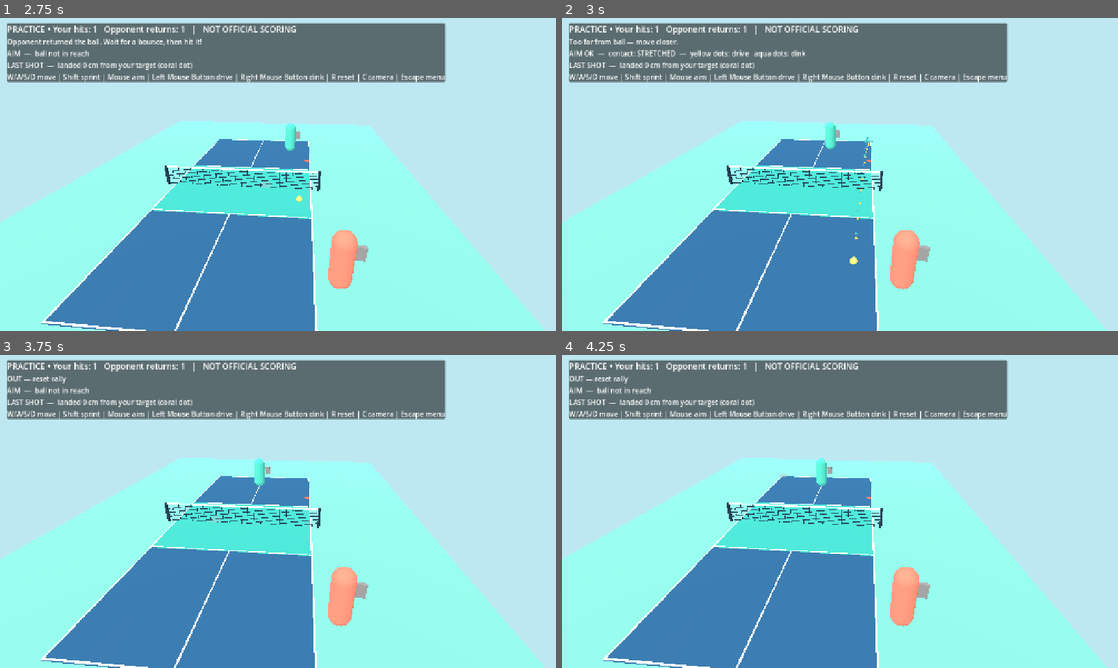
Above: before the commit, frames 1-4 (two rows, left to right).
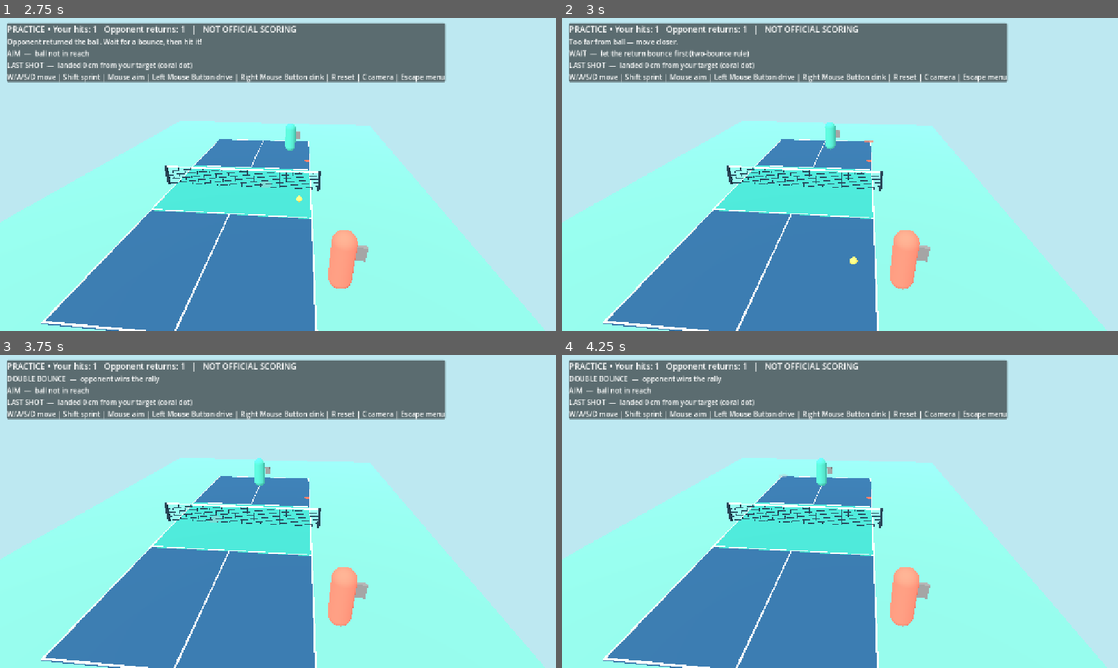
Above: after the commit, the same moments.

Repository: Kaylooww/Pikel
Game: Godot game, scene res://scenes/main/main_menu.tscn
Two runs of this game, one before a commit and one after it. Both use one fixed random seed, a clock stepped at 60 frames per second and the inputs below.
Inputs (mouse positions are in pixels of both pictures, inside the frame that each line leads up to):
- Up to frame 1 (2.75 s): click "PLAY PRACTICE PROTOTYPE" at 0.5 s; tap Enter at 1.25 s; move the mouse to (400, 158) at 1.27 s; hold D (move_right) 1.28-2 s; tap C (camera_next) at 1.35 s; click (400, 158) at 1.42 s; drag from (166, 190) to (250, 237) at 2.02 s
- Up to frame 2 (3 s): move the mouse to (895, 105) at 2.77 s; hold D (move_right) from 2.78 s (still down); click (895, 105) at 2.85 s
- Up to frame 3 (3.75 s): release D (move_right) at 3.5 s; drag from (250, 574) to (111, 464) at 3.52 s
- Up to frame 4 (4.25 s): no input

Frame 1 is identical in both runs. In frame 2, 0.6% of the frame differs, in the area x 1-56%, y 10-71%; in frame 3, 0.3%; in frame 4, 0.3%.

Commit message:
feat: judge the live practice rally with the rally state machine
RP-021. The ball now only reports bounces and net contact. RallyController turns them and player hits into numbered RallyEvents for RallyState, which decides faults and the rally winner. The first hit of each practice ball is the serve, so the two-bounce rule applies in play. 12 unit and 15 integration checks.

Diff:
--- /dev/null
+++ b/scripts/gameplay/rally_controller.gd
@@ -0,0 +1,33 @@
+extends RefCounted
+class_name RallyController
+## Turns what happens on court into numbered RallyEvents and feeds them to the current
+## RallyState. Game scripts report hits, bounces and net contacts here and listen for
+## `rally_ended`; they never decide faults themselves.
+signal rally_ended(rally: RallyState)
+
+var rally: RallyState
+var _next_event_id: int = 0
+var _next_rally_id: int = 0
+
+func start(server_side: int) -> void:
+    _next_rally_id += 1
+    rally = RallyState.new(_next_rally_id, server_side)
+
+func hit(side: int, at: Vector3) -> bool:
+    return _apply(RallyEvent.hit(_take_id(), rally.rally_id, Engine.get_physics_frames(), side, at))
+
+func bounce(at: Vector3) -> bool:
+    return _apply(RallyEvent.bounce(_take_id(), rally.rally_id, Engine.get_physics_frames(), at))
+
+func net(at: Vector3) -> bool:
+    return _apply(RallyEvent.net(_take_id(), rally.rally_id, Engine.get_physics_frames(), at))
+
+func _take_id() -> int:
+    _next_event_id += 1
+    return _next_event_id
+
+func _apply(event: RallyEvent) -> bool:
+    var accepted: bool = rally.apply(event)
+    if accepted and rally.is_over():
+        rally_ended.emit(rally)
+    return accepted
--- a/scripts/gameplay/training_game.gd
+++ b/scripts/gameplay/training_game.gd
@@ -17,6 +17,8 @@
 var aim_label: Label
 var shot_label: Label
 var shot_target: Vector3 = Vector3.ZERO ## where the player's last shot was aimed
+var awaiting_landing: bool = false ## the player's shot is in the air and has not landed yet
+var referee := RallyController.new()
 var status_label: Label
 var score_label: Label
 var player_hits: int = 0
@@ -38,9 +40,10 @@
     ball.get_node("Visual").material_override = ball_material
     camera.target = player
     camera.snap()
+    ball.bounced.connect(_on_ball_bounced)
+    ball.net_hit.connect(_on_ball_net_hit)
+    referee.rally_ended.connect(_on_rally_ended)
     _reset_ball()
-    ball.bounced.connect(_on_ball_bounced)
-    ball.fault.connect(_on_ball_fault)
     marker = MeshInstance3D.new()
     var marker_mesh := CylinderMesh.new()
     marker_mesh.top_radius = 0.30
@@ -91,7 +94,8 @@
         bot.ai_direction = (want - bot.position).normalized() if ball.position.z < 1.0 else (Vector3(0, 0, -5.1) - bot.position).normalized()
         if bot_should_return and ball.position.z < -0.2 and ball.position.distance_to(bot.position + Vector3.UP * tuning.bot_contact_height) < tuning.bot_reach:
             bot_should_return = false
-            if ball.launch(Vector3(clampf(player.position.x, -2.4, 2.4), 0.0, 4.55), false, -1).ok:
+            if ball.launch(Vector3(clampf(player.position.x, -2.4, 2.4), 0.0, 4.55), false).ok:
+                referee.hit(-1, ball.position)
                 bot_hits += 1
                 _update_score()
                 _set_status("Opponent returned the ball. Wait for a bounce, then hit it!")
@@ -122,6 +126,12 @@
         marker_material.albedo_color = AIM_IDLE
         aim_label.text = "AIM  —  ball not in reach"
         return
+    if _must_bounce_first():
+        drive_preview.show_points(PackedVector3Array())
+        dink_preview.show_points(PackedVector3Array())
+        marker_material.albedo_color = AIM_BLOCKED
+        aim_label.text = "WAIT  —  let the return bounce first (two-bounce rule)"
+        return
     # The arcs use the real target, so a mistimed or stretched swing visibly drifts off the marker.
     var contact: SwingContact.Contact = _contact()
     var real_target: Vector3 = contact.apply(target_position)
@@ -144,6 +154,10 @@
 func _contact() -> SwingContact.Contact:
     return SwingContact.evaluate(player.position, ball.position, ball.ball_velocity, 1, tuning)
 
+## True while the opponent's return is in the air and the rules require it to bounce.
+func _must_bounce_first() -> bool:
+    return referee.rally.phase == RallyState.Phase.RETURN_IN_FLIGHT and referee.rally.last_hitter == -1
+
 func _ball_in_reach() -> bool:
     return ball.position.z > 0.0 and _contact().in_reach
 
@@ -154,19 +168,23 @@
     if ball.position.z <= 0.0:
         _set_status("Ball is still on the other half.")
         return
+    if referee.rally.last_hitter == 1:
+        return # your own shot is still in play; a second click must not count as a second hit
     var contact: SwingContact.Contact = _contact()
     if not contact.in_reach:
         _set_status("Too far from ball — move closer.")
         return
-    var shot: ShotSolver.Solution = ball.launch(contact.apply(target_position), soft, 1)
+    var shot: ShotSolver.Solution = ball.launch(contact.apply(target_position), soft)
     if not shot.ok:
         _set_status("%s (contact: %s)" % [_refusal_text(shot.reason), contact.label()])
         return
+    awaiting_landing = true
     shot_target = target_position
     landing_marker.visible = false
     player_hits += 1
     _update_score()
     _set_status("%s  —  %s" % ["DINK" if soft else "DRIVE", contact.label()])
+    referee.hit(1, ball.position) # may end the rally at once, e.g. volleying the return
 
 func _refusal_text(reason: ShotSolver.Reason) -> String:
     match reason:
@@ -174,32 +192,57 @@
         ShotSolver.Reason.TOO_FAST: return "Too far for that shot."
         _: return "That swing would send the ball out."
 
-func _on_ball_bounced(side: int, count: int, contact: Vector3) -> void:
-    if side == -1 and count == 1 and ball.last_hitter == 1:
-        bot_should_return = true
+func _on_ball_bounced(contact: Vector3) -> void:
+    if awaiting_landing:
+        awaiting_landing = false
         landing_marker.position = Vector3(contact.x, 0.11, contact.z)
         landing_marker.visible = true
         var miss_cm: float = Vector2(contact.x - shot_target.x, contact.z - shot_target.z).length() * 100.0
         # Own label: the status line is overwritten as soon as the opponent swings.
         shot_label.text = "LAST SHOT  —  landed %d cm from your target (coral dot)" % roundi(miss_cm)
+    referee.bounce(contact)
+    if referee.rally.is_over():
+        return
+    if referee.rally.last_hitter == 1:
+        bot_should_return = true
         _set_status("Opponent preparing a return …")
-    elif side == 1 and count == 1:
+    else:
         _set_status("Bounce on your side — return it!")
 
-func _on_ball_fault(reason: String) -> void:
-    _set_status(reason)
+func _on_ball_net_hit(contact: Vector3) -> void:
+    awaiting_landing = false
+    referee.net(contact)
+
+## The rules ended the rally: show why, then set up the next practice ball.
+func _on_rally_ended(rally: RallyState) -> void:
+    ball.stop()
+    bot_should_return = false
+    _set_status(_fault_text(rally))
     if resetting:
         return
     resetting = true
-    bot_should_return = false
     await get_tree().create_timer(tuning.fault_reset_delay).timeout
     if is_inside_tree():
         _reset_ball()
 
+func _fault_text(rally: RallyState) -> String:
+    var what: String
+    match rally.fault:
+        RallyState.Fault.NET: what = "NET"
+        RallyState.Fault.OUT: what = "OUT"
+        RallyState.Fault.OWN_SIDE: what = "DID NOT CROSS THE NET"
+        RallyState.Fault.DOUBLE_BOUNCE: what = "DOUBLE BOUNCE"
+        RallyState.Fault.VOLLEY_BEFORE_BOUNCE: what = "TWO-BOUNCE RULE — the ball had to bounce first"
+        _: what = "DOUBLE HIT"
+    return "%s  —  %s" % [what, "you win the rally" if rally.winner_side == 1 else "opponent wins the rally"]
+
+## New practice ball in the player's hand. The player's first hit is the serve.
 func _reset_ball() -> void:
     var spawn: Vector3 = player.position + Vector3(0.35, 1.00, -0.85)
     spawn.z = maxf(spawn.z, tuning.min_net_distance) # never spawn on the opponent's half
     ball.reset_ball(spawn)
+    referee.start(1)
+    awaiting_landing = false
     bot_should_return = false
     resetting = false
 
--- a/scripts/physics/ball_controller.gd
+++ b/scripts/physics/ball_controller.gd
@@ -1,33 +1,31 @@
 extends Node3D
 class_name PickleballBall
 ## Fixed-step, custom training physics. Not a complete competition-grade solver.
-signal bounced(side: int, side_bounces: int, contact_point: Vector3)
-signal fault(reason: String)
+## The ball only reports what physically happened. Whether a bounce or net contact is a
+## fault is decided by the rules (RallyState), never here.
+signal bounced(contact_point: Vector3)
+signal net_hit(contact_point: Vector3)
 @export var tuning: GameplayTuning = preload("res://config/gameplay_tuning.tres")
 const RADIUS: float = CourtDimensions.BALL_VISUAL_RADIUS
+const REST_SPEED: float = 0.5 # a bounce slower than this leaves the ball lying still
 var ball_velocity: Vector3 = Vector3.ZERO
 var moving: bool = false
-var bounces_this_half: int = 0
-var current_side: int = 1
-var last_hitter: int = 1
 
 func reset_ball(home_pos: Vector3) -> void:
     position = home_pos
+    stop()
+
+func stop() -> void:
     ball_velocity = Vector3.ZERO
     moving = false
-    bounces_this_half = 0
-    current_side = CourtDimensions.side_from_z(home_pos.z)
 
 ## Hits the ball toward `target` if the solver finds a shot that clears the net.
 ## The ball is left untouched when the returned solution is not ok.
-func launch(target: Vector3, soft: bool, hitter_side: int) -> ShotSolver.Solution:
+func launch(target: Vector3, soft: bool) -> ShotSolver.Solution:
     var shot: ShotSolver.Solution = ShotSolver.solve(position, target, soft, tuning)
     if shot.ok:
         ball_velocity = shot.velocity
         moving = true
-        bounces_this_half = 0
-        current_side = CourtDimensions.side_from_z(position.z)
-        last_hitter = hitter_side
     return shot
 
 func _physics_process(delta: float) -> void:
@@ -38,35 +36,20 @@
     position += ball_velocity * delta + Vector3.DOWN * (0.5 * tuning.gravity * delta * delta)
     ball_velocity.y -= tuning.gravity * delta
     if NetCollision.hits_net(previous, position, RADIUS):
-        _signal_fault("NET — reset rally")
+        # shortcut: the net swallows the ball; give it a real rebound when net play matters.
+        stop()
+        net_hit.emit(position)
         return
-    if previous.z * position.z <= 0.0 and absf(previous.z - position.z) > 0.0001:
-        current_side = CourtDimensions.side_from_z(position.z)
-        bounces_this_half = 0
     if position.y <= RADIUS and ball_velocity.y < 0.0:
         # Back up to the moment of floor contact so in/out is judged on the real landing point.
         if previous.y > position.y:
             position = previous.lerp(position, clampf((previous.y - RADIUS) / (previous.y - position.y), 0.0, 1.0))
         position.y = RADIUS
-        if not CourtDimensions.inside_court(position):
-            _signal_fault("OUT — reset rally")
-            return
-        var side: int = CourtDimensions.side_from_z(position.z)
-        if side != current_side:
-            current_side = side
-            bounces_this_half = 0
-        bounces_this_half += 1
-        bounced.emit(side, bounces_this_half, position)
-        if bounces_this_half >= 2:
-            _signal_fault("DOUBLE BOUNCE — reset rally")
-            return
         ball_velocity.y = -ball_velocity.y * tuning.bounce_restitution
         ball_velocity.x *= tuning.bounce_friction
         ball_velocity.z *= tuning.bounce_friction
-    if absf(position.z) > 24.0 or absf(position.x) > 18.0 or position.y < -2.0:
-        _signal_fault("OUT — reset rally")
-
-func _signal_fault(reason: String) -> void:
-    moving = false
-    ball_velocity = Vector3.ZERO
-    fault.emit(reason)
+        if ball_velocity.y < REST_SPEED:
+            stop()
+        bounced.emit(position)
+    if absf(position.z) > 24.0 or absf(position.x) > 18.0:
+        stop() # rolled far off the court; nothing left to report
--- a/tests/integration/test_training_preview.gd
+++ b/tests/integration/test_training_preview.gd
@@ -56,6 +56,7 @@
     _assert(game.shot_label.text.contains("cm from your target"), "HUD reports the miss distance")
 
     # A late, stretched swing: the preview and the real shot both drift off the aim point (RP-015).
+    game._reset_ball() # new rally, so this swing is a fresh serve
     game.landing_marker.visible = false
     game.ball.reset_ball(game.player.position + Vector3(1.2, 0.95, 0.8))
     game.ball.ball_velocity = Vector3(0.0, 0.0, 8.0) # flying past the player
--- /dev/null
+++ b/tests/integration/test_training_rally.gd
@@ -0,0 +1,92 @@
+extends SceneTree
+## Run with: godot --headless --path . --script res://tests/integration/test_training_rally.gd
+## Plays real rallies in the training scene and checks the rules decide them (RP-021).
+## Headless: proves the flow, not how it looks or feels.
+const TRAINING := preload("res://scenes/game/training.tscn")
+const P := RallyState.Phase
+const F := RallyState.Fault
+var errors: Array[String] = []
+var checks: int = 0
+var game: Node3D
+
+func _initialize() -> void:
+    _run()
+
+func _run() -> void:
+    game = TRAINING.instantiate()
+    root.add_child(game)
+    await process_frame
+    await process_frame
+
+    # Rally 1: serve, opponent returns, player volleys the return -> two-bounce fault.
+    _assert(game.referee.rally.phase == P.WAITING_FOR_SERVE, "practice starts waiting for the serve")
+    game.target_position = Vector3(0.0, 0.0, -4.5)
+    game._attempt_hit(false)
+    _assert(game.referee.rally.phase == P.SERVE_IN_FLIGHT, "first hit is the serve")
+    game._attempt_hit(false)
+    _assert(game.referee.rally.phase == P.SERVE_IN_FLIGHT and game.player_hits == 1, "a second click on your own shot is ignored")
+    # The opponent can swing in the same frame the serve bounces, so wait for the return itself.
+    await _until(func() -> bool: return game.referee.rally.phase == P.RETURN_IN_FLIGHT)
+    _assert(game.referee.rally.phase == P.RETURN_IN_FLIGHT and game.bot_hits == 1, "opponent returns the serve")
+    _assert(game.referee.rally.log.size() == 3 and game.referee.rally.log[1].type == RallyEvent.Type.BOUNCE, "serve bounce is recorded before the return")
+    await _until(func() -> bool: return game.ball.position.z > 1.0)
+    game.player.position = Vector3(game.ball.position.x, 0.0, game.ball.position.z + 0.3)
+    game._update_aim_preview()
+    _assert(game.aim_label.text.begins_with("WAIT"), "aim label warns to let the return bounce")
+    var first: RallyState = game.referee.rally
+    game._attempt_hit(false)
+    _assert(first.is_over() and first.fault == F.VOLLEY_BEFORE_BOUNCE and first.fault_side == 1, "volleying the return is a two-bounce fault on the player")
+    _assert(game.status_label.text.contains("TWO-BOUNCE") and game.status_label.text.contains("opponent wins"), "status explains the fault")
+    _assert(not game.ball.moving, "ball stops when the rally ends")
+
+    # The next practice ball arrives by itself as a new rally.
+    await _until(func() -> bool: return game.referee.rally != first)
+    var second: RallyState = game.referee.rally
+    _assert(second.rally_id == first.rally_id + 1 and second.phase == P.WAITING_FOR_SERVE and not game.resetting, "a new rally starts after the reset delay")
+
+    # Rally 2: serve, return, let it bounce (open rally), then let it bounce again.
+    game.player.position = Vector3(0.0, 0.0, 5.0)
+    game._reset_ball()
+    second = game.referee.rally
+    await process_frame
+    game.target_position = Vector3(0.0, 0.0, -4.5)
+    game._attempt_hit(false)
+    await _until(func() -> bool: return second.phase == P.RETURN_IN_FLIGHT)
+    game.player.position = Vector3(-3.0, 0.0, 7.0) # step away so the return is not touched
+    await _until(func() -> bool: return second.phase == P.OPEN_RALLY)
+    _assert(second.phase == P.OPEN_RALLY and not second.is_over(), "return bouncing once opens the rally")
+    await _until(func() -> bool: return second.is_over())
+    _assert(second.fault == F.DOUBLE_BOUNCE and second.fault_side == 1 and second.winner_side == -1, "letting it bounce twice loses the rally")
+    _assert(game.status_label.text.contains("DOUBLE BOUNCE"), "status names the double bounce")
+
+    # Rally 3: an overhit serve lands beyond the baseline and is out, charged to the server.
+    await _until(func() -> bool: return game.referee.rally != second)
+    game.player.position = Vector3(0.0, 0.0, 5.0)
+    game._reset_ball()
+    var third: RallyState = game.referee.rally
+    game.ball.launch(Vector3(-2.9, 0.0, -6.6), false)
+    game.ball.ball_velocity.z *= 1.15 # overhit: lands beyond the baseline
+    game.referee.hit(1, game.ball.position)
+    await _until(func() -> bool: return third.is_over())
+    _assert(third.fault == F.OUT and third.fault_side == 1, "a long serve is out on the server")
+    _assert(third.log.size() == 2 and third.log[0].id < third.log[1].id, "the rally log holds the hit and the bounce in order")
+
+    game.queue_free()
+    if errors.is_empty():
+        print("PASS: %d training rally checks" % checks)
+        quit(0)
+    else:
+        for error in errors: printerr("FAIL: ", error)
+        quit(1)
+
+## Waits up to 10 seconds of physics frames for `done` to become true.
+func _until(done: Callable) -> void:
+    for i in range(600):
+        if done.call():
+            return
+        await physics_frame
+
+func _assert(condition: bool, desc: String) -> void:
+    checks += 1
+    if not condition:
+        errors.append(desc)
--- a/tests/unit/test_gameplay_tuning.gd
+++ b/tests/unit/test_gameplay_tuning.gd
@@ -52,10 +52,10 @@
     custom.drive_speed = 10.0
     custom.dink_speed = 5.0
     ball.reset_ball(Vector3(0, 1.0, 5.0))
-    ball.launch(Vector3(0, 0, -5.0), false, 1)
+    ball.launch(Vector3(0, 0, -5.0), false)
     _assert(is_equal_approx(ball.ball_velocity.z, -10.0), "drive uses drive_speed")
     ball.reset_ball(Vector3(0, 1.0, 5.0))
-    ball.launch(Vector3(0, 0, -5.0), true, 1)
+    ball.launch(Vector3(0, 0, -5.0), true)
     _assert(is_equal_approx(ball.ball_velocity.z, -5.0), "dink uses dink_speed")
     ball.free()
 
--- /dev/null
+++ b/tests/unit/test_rally_controller.gd
@@ -0,0 +1,38 @@
+extends SceneTree
+## Run with: godot --headless --path . --script res://tests/unit/test_rally_controller.gd
+## The controller numbers events and reports the end of a rally exactly once (RP-021).
+var errors: Array[String] = []
+var checks: int = 0
+var ended: Array[RallyState] = []
+
+func _initialize() -> void:
+    var c := RallyController.new()
+    c.rally_ended.connect(func(rally: RallyState) -> void: ended.append(rally))
+    c.start(1)
+    var first: RallyState = c.rally
+    _assert(first.rally_id == 1 and first.server_side == 1, "first rally has id 1")
+    _assert(c.hit(1, Vector3(0, 1, 5)) and c.bounce(Vector3(0, 0, -4)), "serve and bounce are accepted")
+    _assert(first.log[0].id < first.log[1].id, "event ids increase")
+    _assert(first.log[0].rally_id == 1 and first.log[1].type == RallyEvent.Type.BOUNCE, "events carry rally id and type")
+    _assert(ended.is_empty(), "no end reported while the rally is live")
+    _assert(c.bounce(Vector3(0, 0, -5)), "second bounce is accepted")
+    _assert(ended.size() == 1 and ended[0] == first and first.fault == RallyState.Fault.DOUBLE_BOUNCE, "rally end is reported with the fault")
+    _assert(not c.bounce(Vector3(0, 0, -6)) and not c.net(Vector3.ZERO) and ended.size() == 1, "later events do not report a second end")
+
+    c.start(-1)
+    _assert(c.rally != first and c.rally.rally_id == 2 and c.rally.server_side == -1, "next rally gets a new id and server")
+    _assert(not c.hit(1, Vector3.ZERO), "wrong server cannot start it")
+    _assert(c.hit(-1, Vector3(0, 1, -5)) and c.rally.log[0].id > first.log[-1].id, "event ids keep increasing across rallies")
+    _assert(c.net(Vector3.ZERO) and ended.size() == 2 and ended[1].fault == RallyState.Fault.NET and ended[1].winner_side == 1, "net ends the second rally for the other side")
+
+    if errors.is_empty():
+        print("PASS: %d rally controller checks" % checks)
+        quit(0)
+    else:
+        for error in errors: printerr("FAIL: ", error)
+        quit(1)
+
+func _assert(condition: bool, desc: String) -> void:
+    checks += 1
+    if not condition:
+        errors.append(desc)
--- a/tests/unit/test_shot_solver.gd
+++ b/tests/unit/test_shot_solver.gd
@@ -70,7 +70,7 @@
     # A refused shot leaves the ball alone.
     var ball: PickleballBall = BALL_SCENE.instantiate()
     ball.reset_ball(Vector3(0.0, 0.3, 0.4))
-    _assert(not ball.launch(Vector3(0.0, 0.0, -6.5), false, 1).ok and not ball.moving, "refused shot does not move the ball")
+    _assert(not ball.launch(Vector3(0.0, 0.0, -6.5), false).ok and not ball.moving, "refused shot does not move the ball")
     ball.free()
 
     if errors.is_empty():
@@ -86,11 +86,13 @@
     ball.tuning = tuning
     landing = Vector3.INF
     fault_reason = ""
-    ball.bounced.connect(func(_side: int, _count: int, point: Vector3) -> void:
-        if landing == Vector3.INF: landing = point)
-    ball.fault.connect(func(reason: String) -> void: fault_reason = reason)
+    ball.bounced.connect(func(point: Vector3) -> void:
+        if landing == Vector3.INF:
+            landing = point
+            if not CourtDimensions.inside_court(point): fault_reason = "OUT")
+    ball.net_hit.connect(func(_point: Vector3) -> void: fault_reason = "NET")
     ball.reset_ball(origin)
-    ball.launch(target, soft, CourtDimensions.side_from_z(origin.z))
+    ball.launch(target, soft)
     for i in range(600):
         if landing != Vector3.INF or fault_reason != "":
             break
Not shown, added: scripts/gameplay/rally_controller.gd.uid
Not shown, added: tests/integration/test_training_rally.gd.uid
Not shown, added: tests/unit/test_rally_controller.gd.uid
Not shown, changed: docs/02_TECHNICAL_ARCHITECTURE.md
Not shown, changed: docs/05_PICKLEBALL_RULES.md
Not shown, changed: docs/11_ROADMAP_AND_BACKLOG.md
Not shown, changed: docs/18_VALIDATION_STATUS.md
Not shown, changed: tools/validate_project.ps1
Not shown, changed: tools/validate_project.sh
